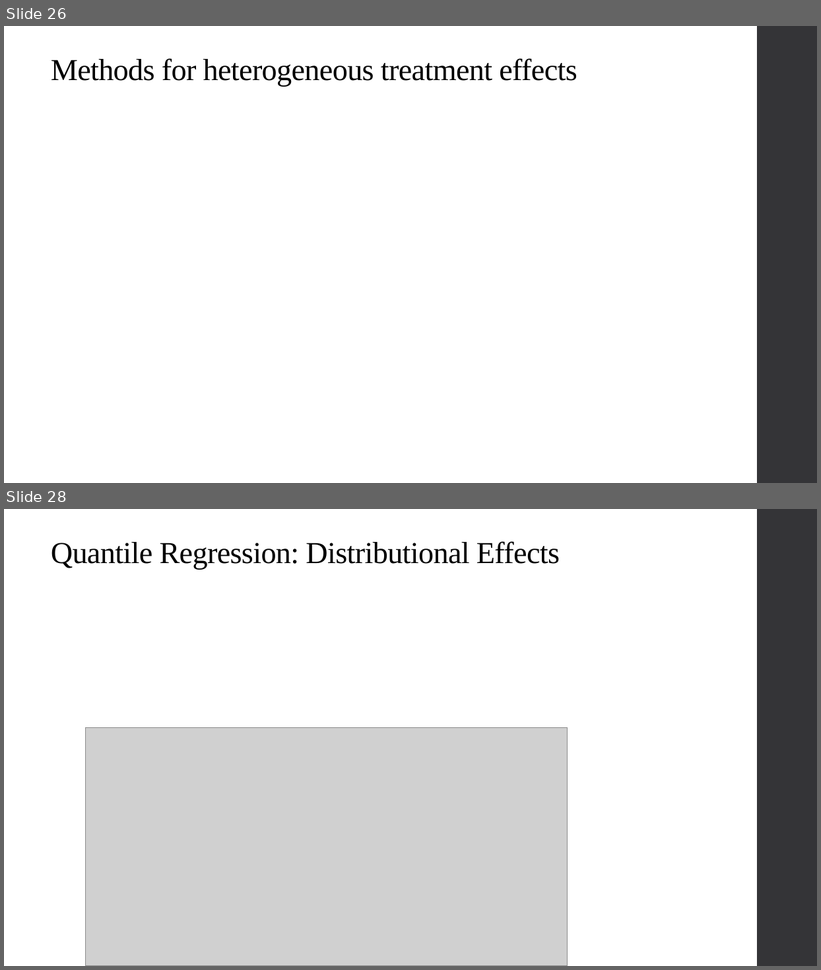
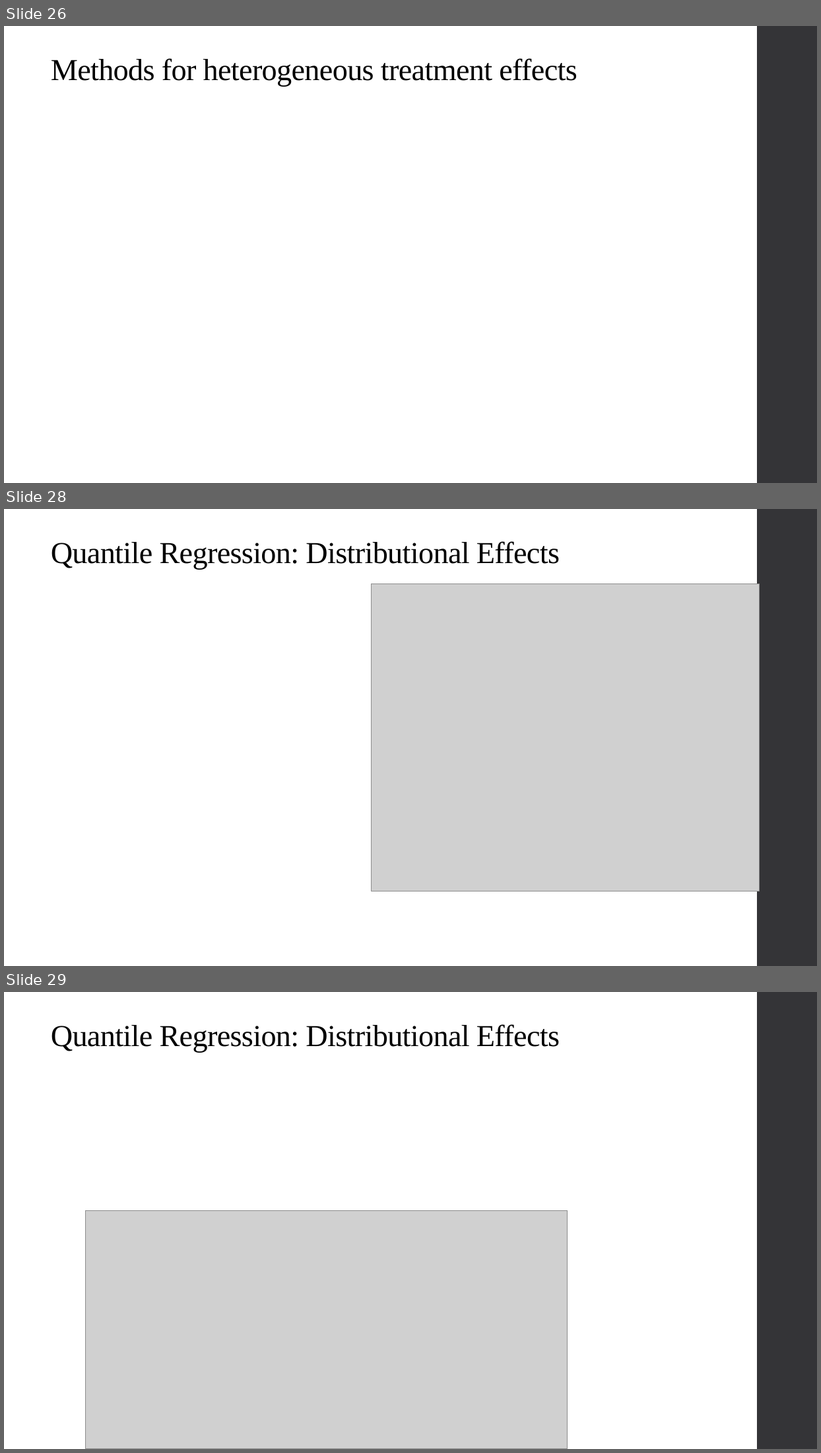
Before and after one commit to qiufei/fork-HAD5744, a slide deck: Lecture10_SyntheticControl_QuantileRegression/Lecture10_SyntheticControl_QuantileRegression.pptx. Shown one above the other, each under a label of ours: slides 26 and 28 before the commit, slides 26, 28 and 29 after it; the slides between them are not shown. The pictures are 821x970 and 821x1453 pixels, drawn with LibreOffice and Linux fonts; fonts in the diff are those of the drawing; grey boxes stand for pictures. Boxes give left, top, right and bottom in pixels: in the first picture for what was removed or moved away, otherwise in the second. Text is boxed around its words. In the diff, an @@ line names an element or a change of style, - is before the commit and + after.

```diff
--- a/Lecture10_SyntheticControl_QuantileRegression/Lecture10_SyntheticControl_QuantileRegression.pptx
+++ b/Lecture10_SyntheticControl_QuantileRegression/Lecture10_SyntheticControl_QuantileRegression.pptx
@@ slide 28 added at box(4, 509, 817, 966), background #FFFFFF; not listed: 1 template element that a slide beside it also shows @@
@@ text added at box(51, 541, 560, 569), 36 pt, text #000000 @@
+Quantile Regression: Distributional Effects
@@ picture added at box(372, 584, 760, 891) @@
@@ what was slide 28 is now slide 29 @@
```
Also in this commit, not shown: 2 slides changed, 12 other files.
